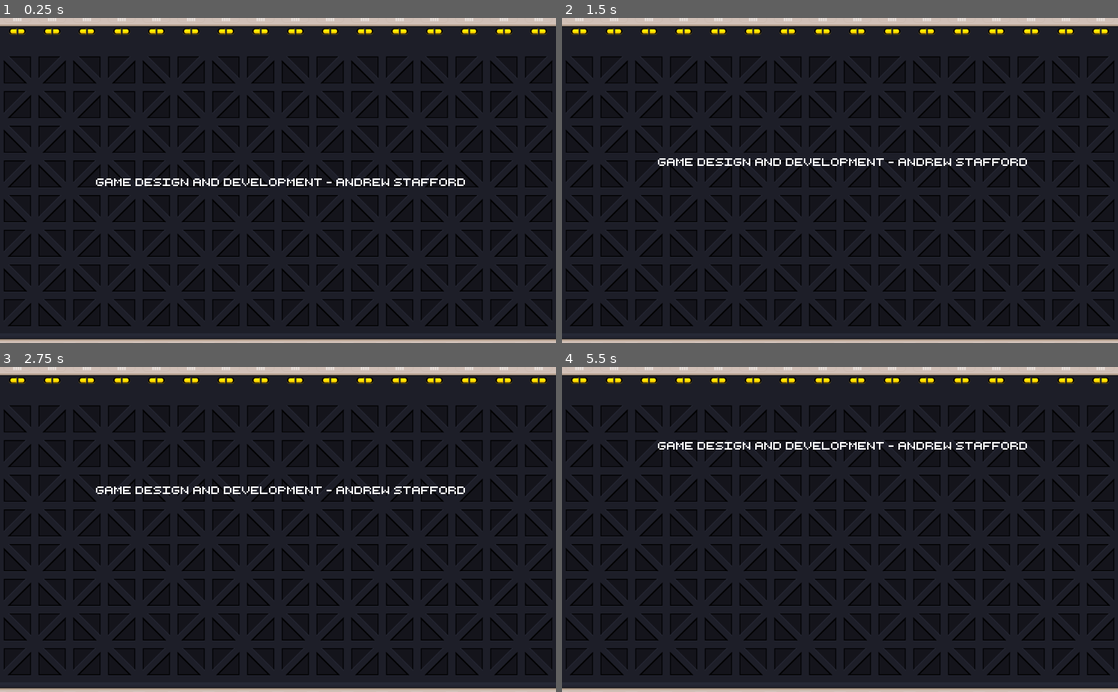
Above: before the commit, frames 1-4 (two rows, left to right).
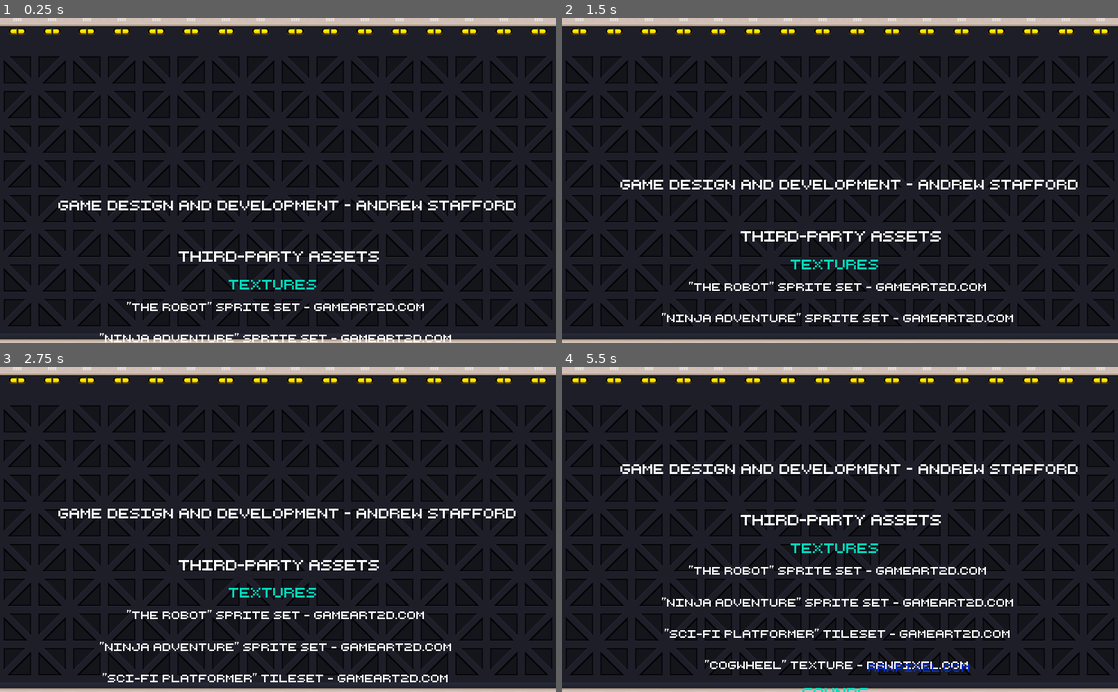
Above: after the commit, the same moments.

Repository: bsu-cs315/FP-LABS
Game: Godot game, scene res://src/CreditsScreen.tscn
The game is run twice, just before and just after one commit, with the same random seed, the same clock (stepped at 60 frames per second) and the same inputs. This scene is started directly instead of the project's main scene.
Inputs:
- Up to frame 1 (0.25 s): no input
- Up to frame 2 (1.5 s): hold Right (move_right) from 0.53 s (still down); tap Up (jump) at 0.77 s
- Up to frame 3 (2.75 s): tap Up (jump) at 1.52 s; release Right (move_right) at 2.03 s; hold Left (move_left) from 2.03 s (still down)
- Up to frame 4 (5.5 s): release Left (move_left) at 2.78 s; hold Right (move_right) 2.78-4.28 s; tap Up (jump) at 3.02, 3.77, 4.52 s; hold Left (move_left) 4.28-5.03 s; hold Right (move_right) from 5.03 s (still down)

The runs differ from the first frame. In frame 1, 4.0% of the frame differs, in the area x 10-93%, y 49-100%; in frame 2, 4.1%; in frame 3, 4.9%; in frame 4, 5.7%, in the area x 10-93%, y 23-100%.

Commit message:
Add all third party credits and links where needed

Diff:
--- a/project/src/CreditsScreen.gd
+++ b/project/src/CreditsScreen.gd
@@ -3,6 +3,8 @@
 
 onready var music_player := $IntroPlayer
 var credits_labels : Array
+
+var main_scene_path = "res://src/TitleScreen.tscn"
 
 
 func _ready():
@@ -15,3 +17,25 @@
 func _process(_delta):
 	for credit in credits_labels:
 		credit.rect_position.y -= 0.5
+
+
+
+
+func _on_RawpixelLink_pressed():
+	var _ignored = OS.shell_open("www.freepik.com/vectors/business")
+
+
+func _on_ChiptuneName_pressed():
+	var _ignored = OS.shell_open("https://freesound.org/people/zagi2/sounds/184413/")
+
+
+func _on_Zagi2Link_pressed():
+	var _ignored = OS.shell_open("https://freesound.org/people/zagi2/")
+
+
+func _on_CCBYNCLink_pressed():
+	var _ignored = OS.shell_open("https://creativecommons.org/licenses/by-nc/3.0/")
+
+
+func _on_CreditsVisibility_screen_exited():
+	var _ignored = get_tree().change_scene(main_scene_path)
--- a/project/src/CreditsScreen.tscn
+++ b/project/src/CreditsScreen.tscn
@@ -71,7 +71,23 @@
 size = 55
 font_data = ExtResource( 6 )
 
+[sub_resource type="DynamicFont" id=4]
+size = 25
+font_data = ExtResource( 7 )
+
+[sub_resource type="DynamicFont" id=5]
+size = 28
+font_data = ExtResource( 7 )
+
+[sub_resource type="DynamicFont" id=7]
+size = 25
+font_data = ExtResource( 7 )
+
 [sub_resource type="DynamicFont" id=3]
+size = 20
+font_data = ExtResource( 7 )
+
+[sub_resource type="DynamicFont" id=6]
 size = 20
 font_data = ExtResource( 7 )
 
@@ -98,16 +114,160 @@
 "_edit_use_anchors_": false
 }
 
-[node name="Credits" type="Label" parent="." groups=[
-"credits",
-]]
-margin_left = 166.5
-margin_top = 295.545
-margin_right = 862.5
-margin_bottom = 426.545
+[node name="GameDevelopCredit" type="Label" parent="." groups=[
+"credits",
+]]
+margin_left = 74.3542
+margin_top = 335.129
+margin_right = 979.354
+margin_bottom = 466.129
+custom_fonts/font = SubResource( 4 )
+text = "Game Design and Development - Andrew Stafford"
+align = 1
+__meta__ = {
+"_edit_use_anchors_": false
+}
+
+[node name="ThirdPartyHeader" type="Label" parent="." groups=[
+"credits",
+]]
+margin_left = 165.373
+margin_top = 428.455
+margin_right = 861.373
+margin_bottom = 559.455
+custom_fonts/font = SubResource( 5 )
+text = "Third-Party Assets"
+align = 1
+__meta__ = {
+"_edit_use_anchors_": false
+}
+
+[node name="ThirdPartyTypeHeaders" type="Label" parent="." groups=[
+"credits",
+]]
+margin_left = 153.881
+margin_top = 481.584
+margin_right = 849.881
+margin_bottom = 1197.58
+custom_fonts/font = SubResource( 7 )
+custom_colors/font_color = Color( 0, 0.866667, 0.745098, 1 )
+custom_constants/line_spacing = 5
+text = "Textures
+
+
+
+
+
+
+Sounds
+
+
+
+
+
+
+
+Fonts"
+align = 1
+__meta__ = {
+"_edit_use_anchors_": false
+}
+
+[node name="ThirdPartyAssets" type="Label" parent="." groups=[
+"credits",
+]]
+margin_left = -11.4525
+margin_top = 526.771
+margin_right = 1022.55
+margin_bottom = 823.771
 custom_fonts/font = SubResource( 3 )
-text = "Game Design and Development - Andrew Stafford"
-align = 1
+text = "\"The Robot\" sprite set - gameart2d.com
+
+\"Ninja Adventure\" sprite set - gameart2d.com
+
+\"Sci-Fi Platformer\" tileset - gameart2d.com
+
+\"Cogwheel\" texture - rawpixel.com
+
+
+\"Chiptune Intro\" - zagi2 under CC BY-NC 3.0,
+		no changes were made
+
+\"2018-11-02\" - Doctor_Dreamchip
+
+\"Electric Zap\" - michael_grinnell
+
+\"8bit Jump\" - plasterbrain
+
+
+\"Fino\" - dafont.com
+
+\"Retro Computer\" - dafont.com"
+align = 1
+__meta__ = {
+"_edit_use_anchors_": false
+}
+
+[node name="CreditsVisibility" type="VisibilityNotifier2D" parent="ThirdPartyAssets"]
+position = Vector2( 515.421, 677.714 )
+scale = Vector2( 18.0089, 1 )
+
+[node name="RawpixelLink" type="LinkButton" parent="." groups=[
+"credits",
+]]
+margin_left = 562.577
+margin_top = 705.856
+margin_right = 804.577
+margin_bottom = 732.856
+custom_fonts/font = SubResource( 6 )
+custom_colors/font_color = Color( 0.0392157, 0.188235, 0.756863, 1 )
+text = "rawpixel.com"
+underline = 1
+__meta__ = {
+"_edit_use_anchors_": false
+}
+
+[node name="ChiptuneLink" type="LinkButton" parent="." groups=[
+"credits",
+]]
+margin_left = 196.74
+margin_top = 796.291
+margin_right = 438.74
+margin_bottom = 823.291
+custom_fonts/font = SubResource( 6 )
+custom_colors/font_color = Color( 0.0392157, 0.188235, 0.756863, 1 )
+text = "\"Chiptune Intro\""
+underline = 1
+__meta__ = {
+"_edit_use_anchors_": false
+}
+
+[node name="Zagi2Link" type="LinkButton" parent="." groups=[
+"credits",
+]]
+margin_left = 463.978
+margin_top = 796.231
+margin_right = 705.978
+margin_bottom = 823.231
+custom_fonts/font = SubResource( 6 )
+custom_colors/font_color = Color( 0.0392157, 0.188235, 0.756863, 1 )
+text = "zagi2"
+underline = 1
+__meta__ = {
+"_edit_use_anchors_": false
+}
+
+[node name="CCBYNCLink" type="LinkButton" parent="." groups=[
+"credits",
+]]
+margin_left = 645.507
+margin_top = 795.983
+margin_right = 887.507
+margin_bottom = 822.983
+custom_fonts/font = SubResource( 6 )
+custom_colors/font_color = Color( 0.0392157, 0.188235, 0.756863, 1 )
+text = "CC BY-NC 3.0"
+underline = 1
 __meta__ = {
 "_edit_use_anchors_": false
 }
@@ -116,3 +276,8 @@
 stream = ExtResource( 8 )
 volume_db = -10.0
 autoplay = true
+[connection signal="screen_exited" from="ThirdPartyAssets/CreditsVisibility" to="." method="_on_CreditsVisibility_screen_exited"]
+[connection signal="pressed" from="RawpixelLink" to="." method="_on_RawpixelLink_pressed"]
+[connection signal="pressed" from="ChiptuneLink" to="." method="_on_ChiptuneName_pressed"]
+[connection signal="pressed" from="Zagi2Link" to="." method="_on_Zagi2Link_pressed"]
+[connection signal="pressed" from="CCBYNCLink" to="." method="_on_CCBYNCLink_pressed"]
Not shown: 1 places in project/src/CreditsScreen.tscn that only renumber resources
